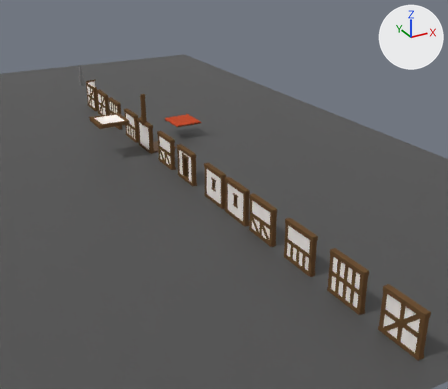
One commit to the Blender file Blender/Casa1.blend: the scene before it, then after it.
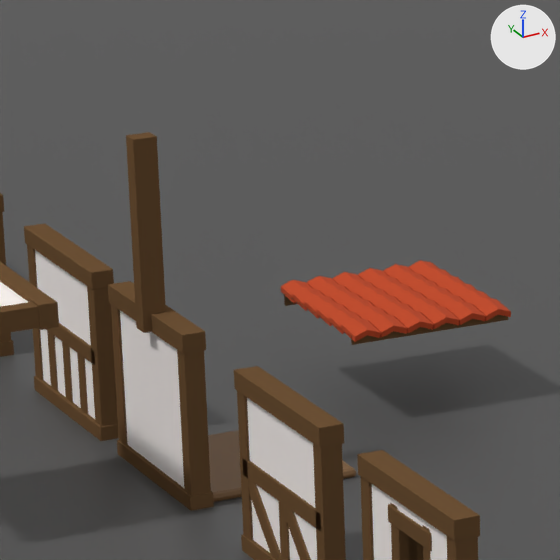
Each version appears first from a 50 mm lens placed at (-15.7, -41.4, 15.2), pointed at (3.7, -6.0, -2.5), and next in a close-up on the part from 27% to 47% of the width and 19% to 42% of the height. The axes (+X, +Y, +Z) are drawn at upper right. The lights are the same throughout.

Objects in the first close-up: 'Cube', 'Plane', 'Roof', 'Wall_01.005', 'Wall_03', 'Wall_04', 'Wall_04.001', 'Wall_04.002', 'Wall_05', 'plank.001'.
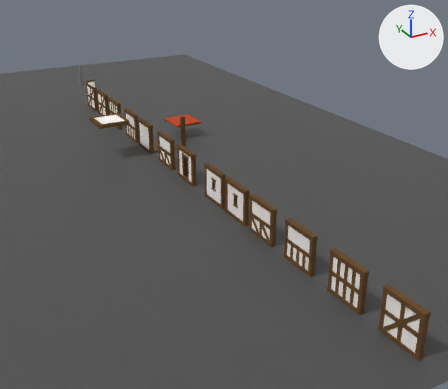
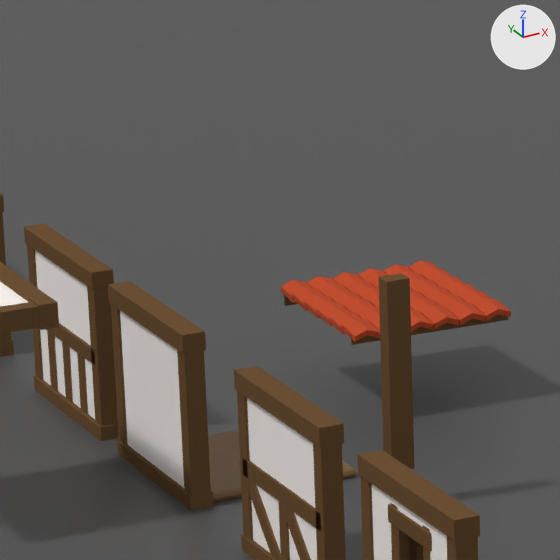
Where the change shows, as pixel boxes [x1, y1, x2, y2] in the close-ups (560 x 560 px):
```json
{"object": "Wall_04.002", "change": "moved", "before": [126, 132, 166, 333], "after": [378, 273, 415, 469]}
```

The change, as JSON lines over the scene's bpy script:
```json
{"op": "set", "path": "ob_wall_04_002.location", "old": "(-0.1, -1.11, 2.98)", "new": "(2.02, -3.09, 1.56)"}
```
